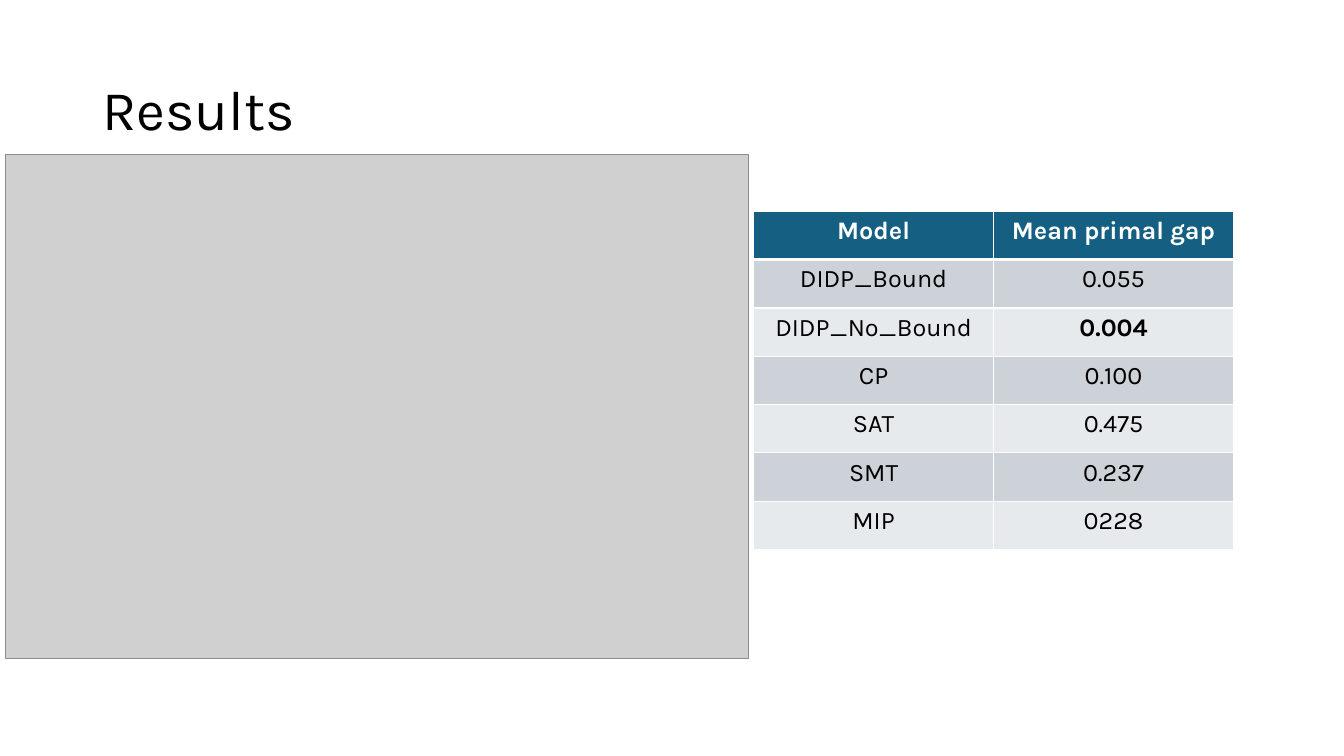
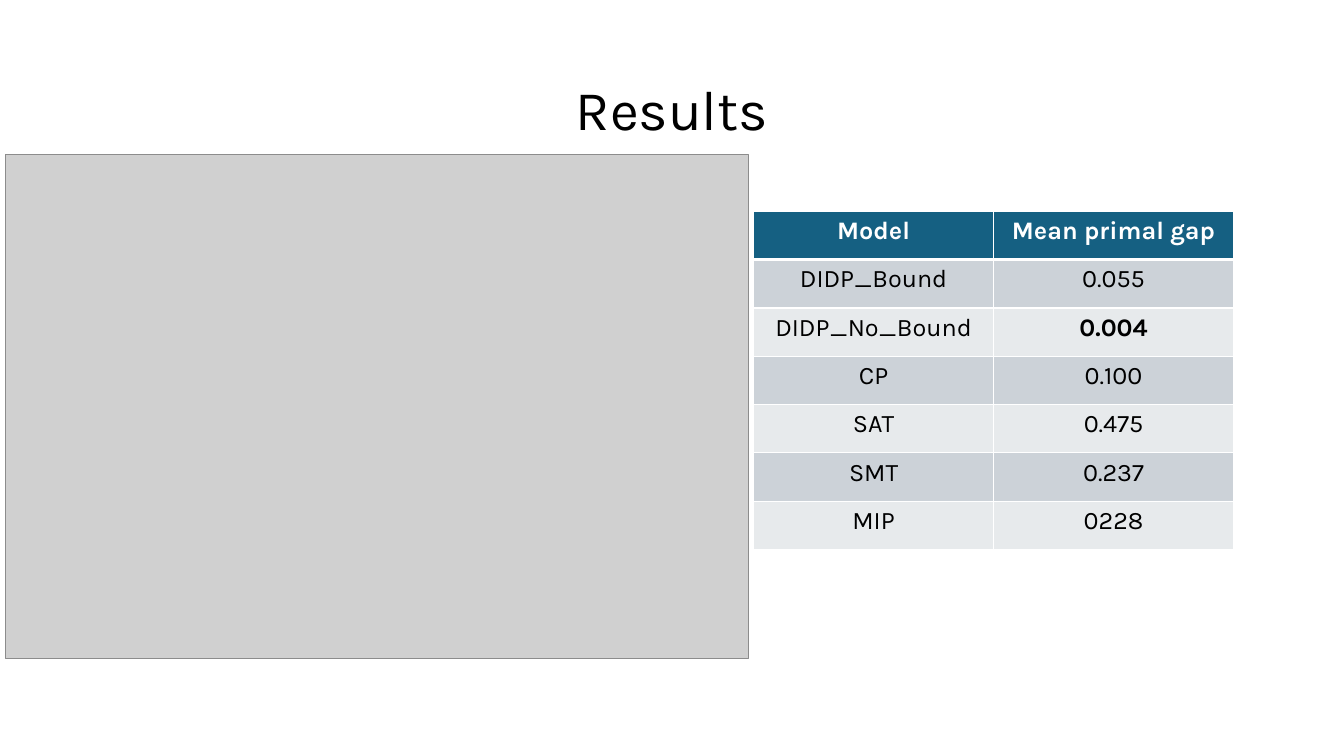
Before and after one commit to FabioGiordana/DIDP-On-Routing-Problems, a slide deck: slide 6 of mmcvrp/MM-CVRP.pptx. Drawn at 1344x756 pixels with LibreOffice and Linux fonts; fonts in the diff are those of the drawing; grey boxes stand for pictures. Boxes give left, top, right and bottom in pixels: in the first picture for what was removed or moved away, otherwise in the second. Text is boxed around its words. In the diff, an @@ line names an element or a change of style, - is before the commit and + after.

```diff
--- a/mmcvrp/MM-CVRP.pptx
+++ b/mmcvrp/MM-CVRP.pptx
@@ title "Results" at [576, 91, 768, 131]: alignment left to centre @@
```
Also in this commit, not shown: 2 other slides changed, 1 slide added, 1 other file.
